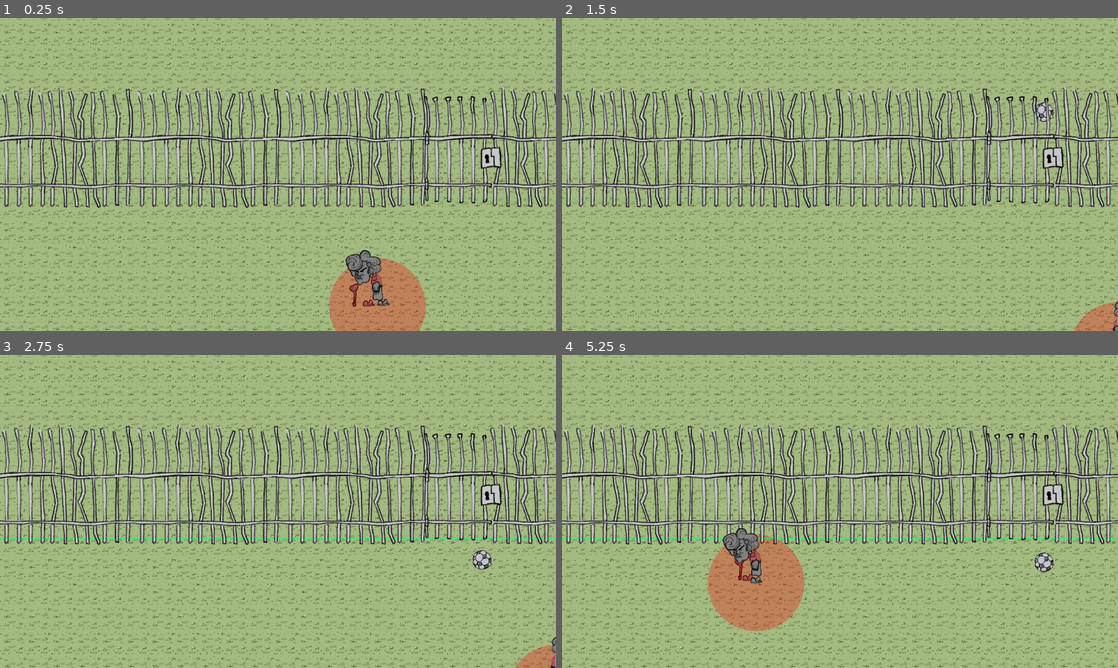
Above: before the commit, frames 1-4 (two rows, left to right).
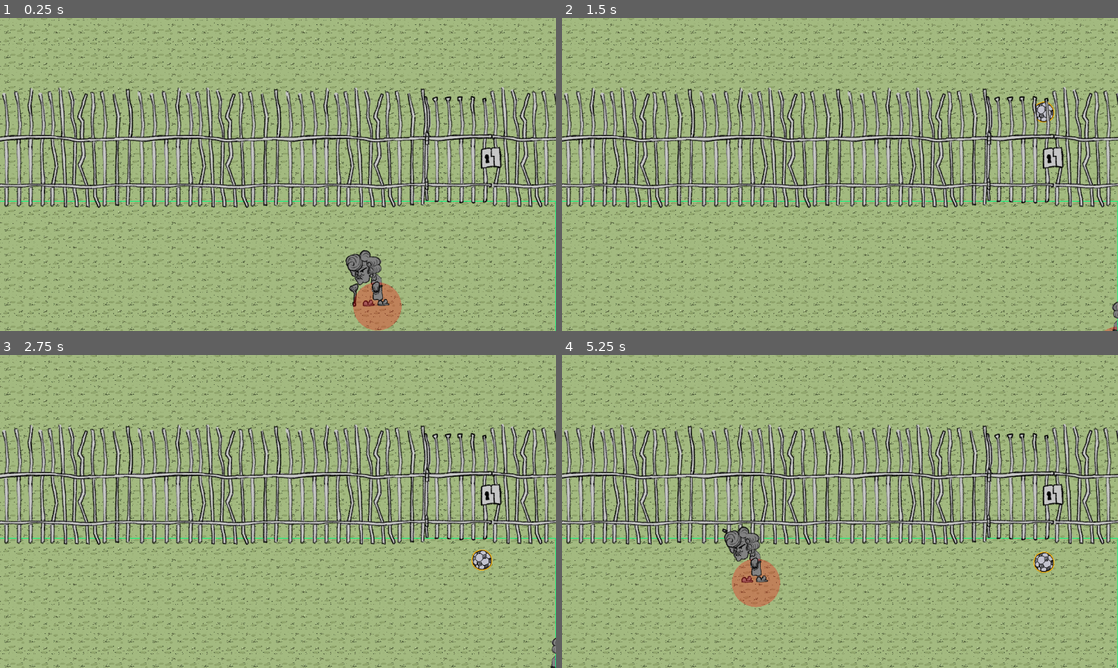
Above: after the commit, the same moments.

Repository: exe4que/ViejaDeM2024
Game: Godot game, scene res://Scenes/escena.tscn
The game is run twice, just before and just after one commit, with the same random seed, the same clock (stepped at 60 frames per second) and the same inputs.
Inputs (mouse positions are in pixels of both pictures, inside the frame that each line leads up to):
- Up to frame 1 (0.25 s): no input
- Up to frame 2 (1.5 s): move the mouse to (962, 158) at 0.52 s; hold Right (right) 0.53-1.28 s; click (962, 158) at 0.6 s; move the mouse to (728, 190) at 1.27 s; hold Down (down) from 1.28 s (still down); right-click (728, 190) at 1.35 s
- Up to frame 3 (2.75 s): move the mouse to (333, 442) at 2.02 s; release Down (down) at 2.03 s; hold Right (right) from 2.03 s (still down); click (333, 442) at 2.1 s
- Up to frame 4 (5.25 s): move the mouse to (812, 574) at 2.77 s; release Right (right) at 2.78 s; hold Up (up) 2.78-3.53 s; right-click (812, 574) at 2.85 s; move the mouse to (1006, 558) at 3.52 s; hold Left (left) 3.53-5.03 s; click (1006, 558) at 3.6 s; move the mouse to (673, 464) at 4.27 s; right-click (673, 464) at 4.35 s; move the mouse to (867, 511) at 5.02 s; hold Down (down) from 5.03 s (still down); click (867, 511) at 5.1 s

The runs differ from the first frame. In frame 1, 2.0% of the frame differs, in the area x 59-77%, y 76-100%; in frame 2, 0.5%; in frame 3, 0.4%; in frame 4, 3.3%, in the area x 26-89%, y 54-89%.
Error before the commit: Invalid call. Nonexistent function 'can_interact_long' in base 'Nil'. (res://Scripts/EntitiesManager.gd:73)

Commit message:
se puede pinchar pelotas

Diff:
--- a/Materials/ballMaterial.tres
+++ b/Materials/ballMaterial.tres
@@ -4,5 +4,5 @@
 
 [resource]
 shader = ExtResource("1_wr5po")
-shader_parameter/line_color = Color(0.956863, 0.745098, 0, 0)
-shader_parameter/line_thickness = 4.9
+shader_parameter/line_color = Color(1, 0.721569, 0.0705882, 1)
+shader_parameter/line_thickness = 0.0
--- a/Scenes/ball.tscn
+++ b/Scenes/ball.tscn
@@ -1,7 +1,8 @@
-[gd_scene load_steps=3 format=3 uid="uid://ok3su5c1y507"]
+[gd_scene load_steps=4 format=3 uid="uid://ok3su5c1y507"]
 
 [ext_resource type="Script" path="res://Scripts/Ball.gd" id="1_8dm86"]
 [ext_resource type="Texture2D" uid="uid://o3onb64mv382" path="res://Textures/Vieja/ball.tres" id="1_embyr"]
+[ext_resource type="Material" uid="uid://gd2imehix8tf" path="res://Materials/ballMaterial.tres" id="2_xd3tt"]
 
 [node name="Ball" type="Node2D" node_paths=PackedStringArray("sprites")]
 script = ExtResource("1_8dm86")
@@ -9,5 +10,6 @@
 sprites = [NodePath("Sprite2D")]
 
 [node name="Sprite2D" type="Sprite2D" parent="."]
+material = ExtResource("2_xd3tt")
 scale = Vector2(0.3, 0.3)
 texture = ExtResource("1_embyr")
--- a/Scenes/escena.tscn
+++ b/Scenes/escena.tscn
@@ -22,6 +22,7 @@
 [node name="Vieja" parent="." instance=ExtResource("1_vp1px")]
 position = Vector2(782, 597)
 speed = 500.0
+shortInteractionDistance = 50.0
 
 [node name="DebugScene" type="Node2D" parent="."]
 script = ExtResource("1_628yi")
--- a/Scenes/vieja.tscn
+++ b/Scenes/vieja.tscn
@@ -1498,7 +1498,7 @@
 [sub_resource type="AnimationNodeOneShot" id="AnimationNodeOneShot_jl73q"]
 
 [sub_resource type="AnimationNodeBlendTree" id="AnimationNodeBlendTree_q35j8"]
-graph_offset = Vector2(555.888, 399.002)
+graph_offset = Vector2(174.492, 280.716)
 nodes/Add2/node = SubResource("AnimationNodeAdd2_lp0hi")
 nodes/Add2/position = Vector2(1029, 630)
 nodes/Animation/node = SubResource("AnimationNodeAnimation_5cqeu")
--- a/Scripts/Ball.gd
+++ b/Scripts/Ball.gd
@@ -1,3 +1,4 @@
+class_name Ball
 extends Entity
 
 @export var fallSpeed: float = 500
@@ -9,19 +10,17 @@
 
 func initialize(position: Vector3):
 	targetPos = position
-	print("pos: " + str(targetPos))
 	initialized = true
 	position3d = targetPos + Vector3(0, 1000, 0)
-	print("p3d: " + str(position3d))
 	global_position = Vector2(position3d.x, position3d.z - position3d.y)
-	print("global: " + str(global_position))
 	initHeight = global_position.y
 	EntitiesManager.add_entity(self)
 	_bounce()
 
 func _process(delta):
 	if initialized:
-		position3d = Vector3(position3d.x, global_position.y + targetPos.z, position3d.z)
+		position3d = Vector3(position3d.x, global_position.y - position3d.z, position3d.z)
+		pass
 
 func _bounce():
 	var tween = get_tree().create_tween()
@@ -31,4 +30,8 @@
 
 func interact_short(entity):
 	EntitiesManager.remove_entity(self)
-	await get_tree().create_timer(0.2).timeout
+	await get_tree().create_timer(1).timeout
+	queue_free()
+
+func can_interact_long():
+	return false
--- a/Scripts/BoySpawner.gd
+++ b/Scripts/BoySpawner.gd
@@ -1,9 +1,11 @@
 extends Node2D
 @export var spawnFrecuencyStart: float = 7
-@export var spawnFrecuencyEnd: float = 1
+@export var spawnFrecuencyEnd: float = 2
 
 var currentSpawnFrecuency = 7
 var ballRes = preload("res://Scenes/ball.tscn")
+var boyRes = preload("res://Scenes/pibe.tscn")
+
 # Called when the node enters the scene tree for the first time.
 func _ready():
 	currentSpawnFrecuency = spawnFrecuencyStart
@@ -18,7 +20,11 @@
 		var newBall = ballRes.instantiate()
 		add_child(newBall)
 		newBall.initialize(newPos)
-		print(newBall.name)
+
+		#var newBoy = boyRes.instantiate()
+		#add_child(newBoy)
+		#newBoy.initialize(newBall)
+
 		await get_tree().create_timer(currentSpawnFrecuency).timeout
 
 
--- a/Scripts/EntitiesManager.gd
+++ b/Scripts/EntitiesManager.gd
@@ -10,7 +10,7 @@
 
 func add_entity(entity):
 	entities.append(entity)
-	print(entity.name)
+	print("added: " + entity.name)
 
 func remove_entity(entity):
 	entitiesToRemove.append(entity)
@@ -30,22 +30,24 @@
 			closestDistance = distance
 	for entity in entitiesToRemove:
 		entities.erase(entity)
+		print("removed: " + entity.name)
 
 	entitiesToRemove.clear()
 
 	return closestEntity
 
 func _process(delta):
-	#_process_mouse_position()
-	pass
-
+	if mainCharacter != null:
+		_process_mouse_position()
 
 func _process_mouse_position():
 	var mousePosition = get_viewport().get_mouse_position()
 	var direction = mousePosition - Vector2(mainCharacter.position3d.x, mainCharacter.position3d.z)
 	#print("direction: " + str(direction))
 	var closestEntity: Entity = get_closest_entity_in_direction(direction.normalized())
-	if selectedEntity != closestEntity && closestEntity.can_be_highlighted():
+	if closestEntity == null:
+		selectedEntity = null
+	if closestEntity != null && selectedEntity != closestEntity && closestEntity.can_be_highlighted():
 		select_entity(closestEntity)
 
 func select_entity(entity: Entity):
--- a/Scripts/States/PendejoStateMachine.gd
+++ b/Scripts/States/PendejoStateMachine.gd
@@ -92,6 +92,7 @@
 			changeState(State.DEAD)
 	if target != null:
 		position3d = position3d.move_toward(target.position3d, speed * delta)
+		position3d.y = 0
 		if global_position.distance_to(target.position) < 1:
 			if chasingFence:
 				changeState(State.CLIMB)
--- a/Scripts/Vieja.gd
+++ b/Scripts/Vieja.gd
@@ -10,16 +10,21 @@
 var hasDentadura = true
 var animationTree: AnimationTree
 var move_blend = 0
+var inputEnabled = true
 
 func _ready():
 	animationTree = $AnimationTree_vieja
 	position3d = Vector3(global_position.x, 0, global_position.y)
 	hasDentadura = true
+	inputEnabled = true
 	EntitiesManager.add_main_character(self)
 	pass
 
 func _process(delta):
-	_handle_inputs()
+	if inputEnabled:
+		_handle_inputs()
+	else:
+		moveVector = Vector2(0,0)
 	_handle_mirror_sprite()
 	_handle_animations(delta)
 	queue_redraw()
@@ -80,6 +85,15 @@
 func interact_short(entity):
 	if entity is Dentadura:
 		return
+	if entity is Ball:
+		animationTree.set("parameters/attack_ball/request",
+		AnimationNodeOneShot.ONE_SHOT_REQUEST_FIRE)
+		inputEnabled = false
+		await get_tree().create_timer(2).timeout
+		inputEnabled = true
+		animationTree.set("parameters/attack_ball/request",
+		AnimationNodeOneShot.ONE_SHOT_REQUEST_ABORT)
+		return
 	animationTree.set("parameters/attack_boy/request",
 	AnimationNodeOneShot.ONE_SHOT_REQUEST_FIRE)
 	await get_tree().create_timer(0.5).timeout
